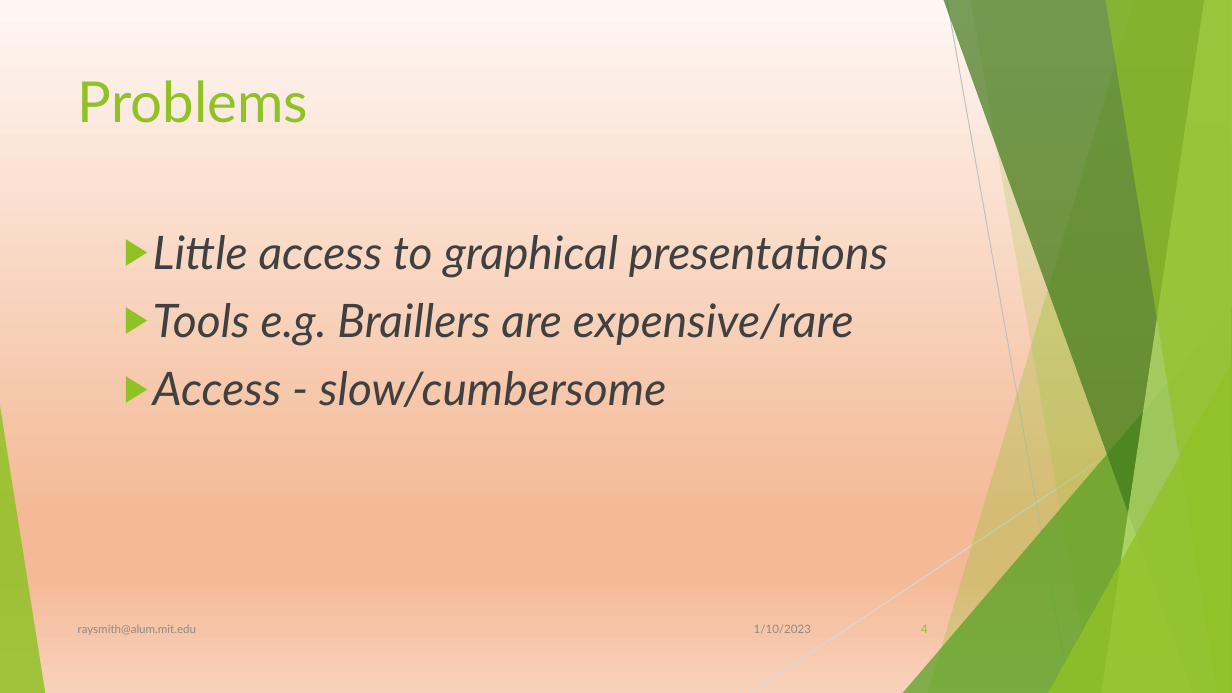
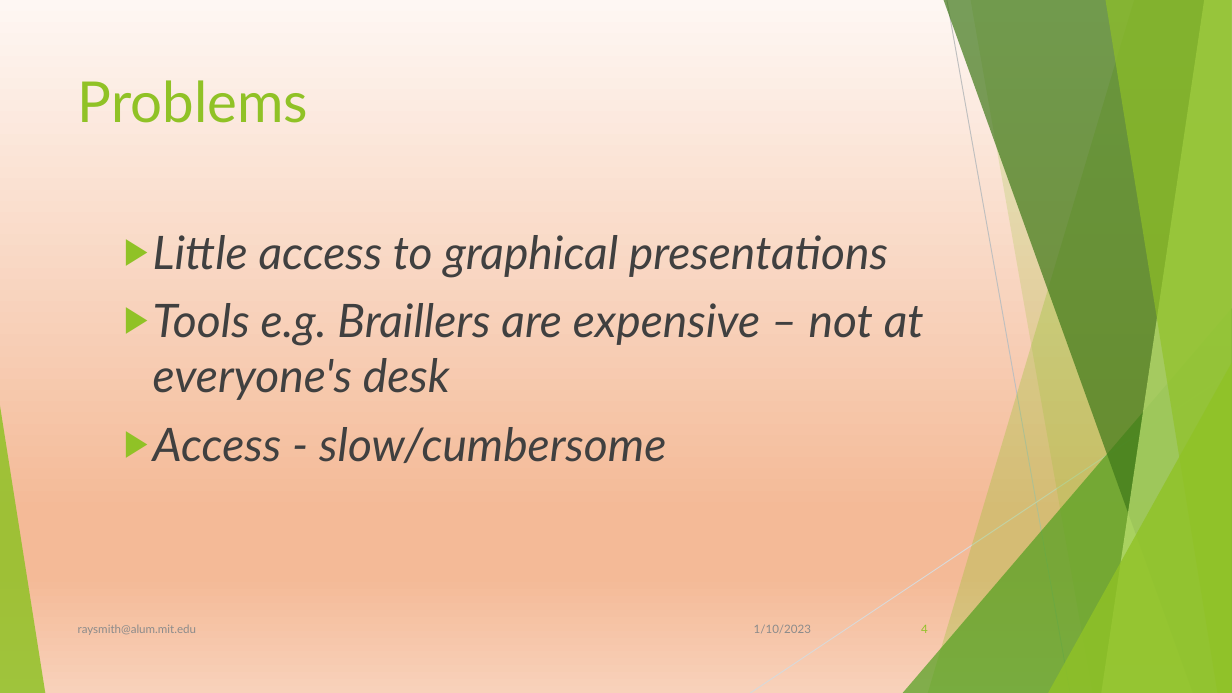
Before and after one commit to raysmith619/Introduction-To-Programming, a slide deck: slide 4 of Docs/ForTheBlind/Visually Imparied Introduction.pptx. Drawn at 1232x693 pixels with LibreOffice and Linux fonts; fonts in the diff are those of the drawing. Boxes give left, top, right and bottom in pixels: in the first picture for what was removed or moved away, otherwise in the second. Text is boxed around its words. In the diff, an @@ line names an element or a change of style, - is before the commit and + after.

```diff
--- a/Docs/ForTheBlind/Visually Imparied Introduction.pptx
+++ b/Docs/ForTheBlind/Visually Imparied Introduction.pptx
@@ text at box(153, 303, 924, 400): text changed @@
-  ▶ Tools e.g. Braillers are expensive/rare
+  ▶ Tools e.g. Braillers are expensive – not at everyone's desk
```
Also in this commit, not shown: 4 other slides changed.
